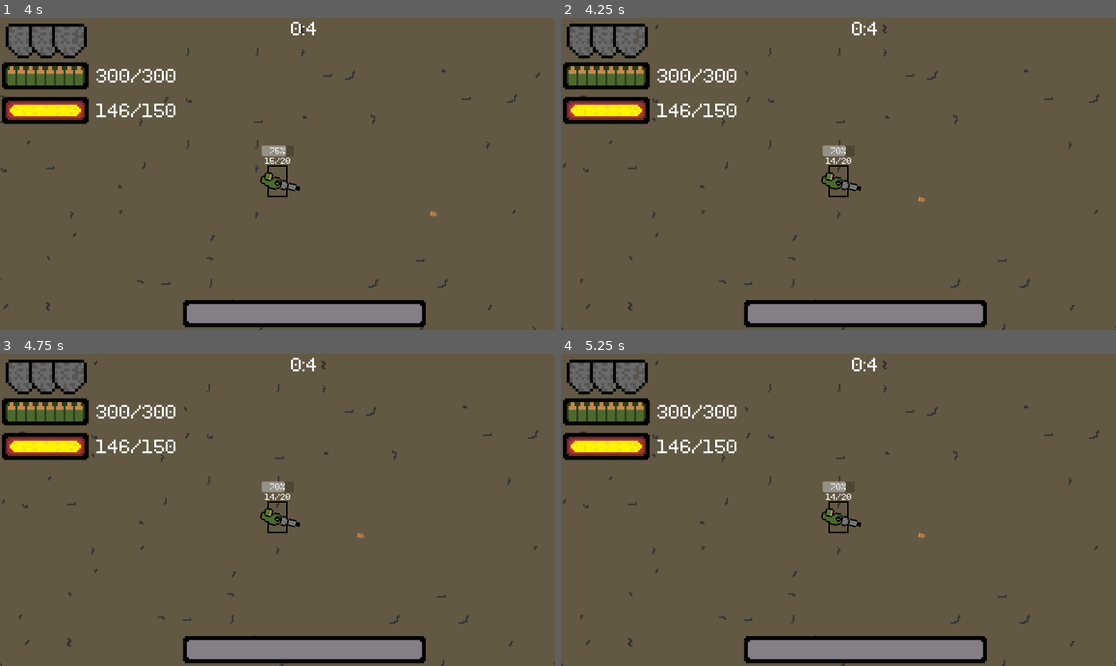
Above: before the commit, frames 1-4 (two rows, left to right).
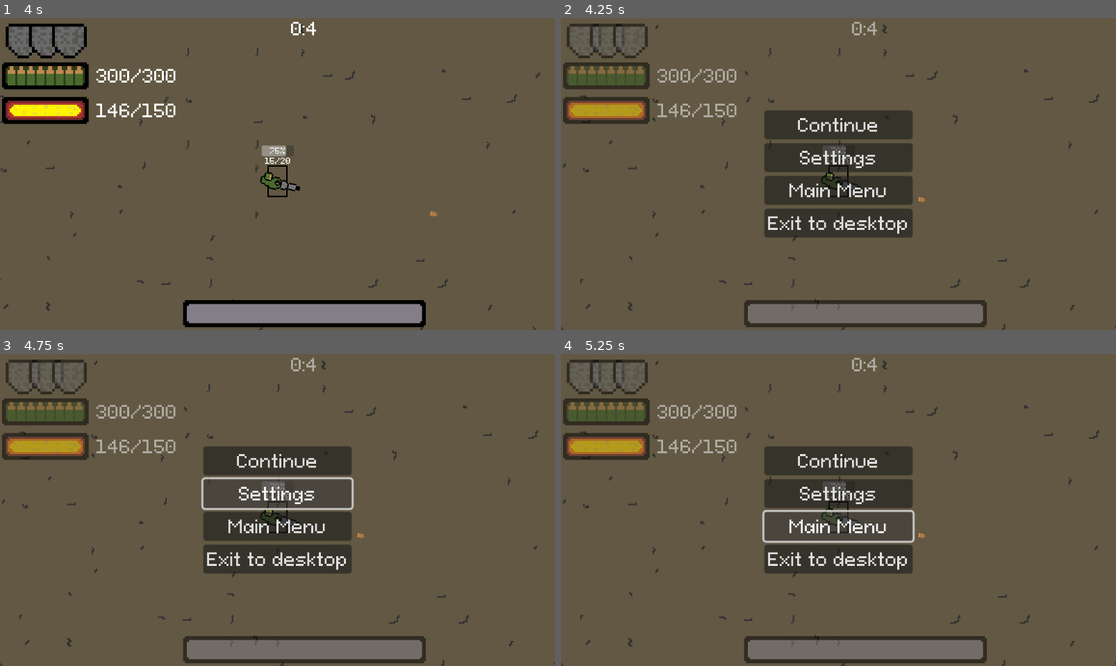
Above: after the commit, the same moments.

Repository: NikitinMaksim/Coursework_2023
Game: Godot game, scene res://Main_scene.tscn
Two runs of this game, one before a commit and one after it. Both use one fixed random seed, a clock stepped at 60 frames per second and the inputs below.
Inputs (mouse positions are in pixels of both pictures, inside the frame that each line leads up to):
- Up to frame 1 (4 s): tap Enter at 0.5 s; move the mouse to (399, 158) at 0.52 s; press the mouse at (399, 158) at 0.53 s; hold D (move_right) 0.53-1.28 s; move the mouse to (166, 189) at 1.27 s; release the mouse at (166, 189) at 1.28 s; hold S (move_down) 1.28-2.03 s; tap E (swap_weapon) at 1.35, 2.85 s; move the mouse to (333, 105) at 2.02 s; press the mouse at (333, 105) at 2.03 s; hold D (move_right) 2.03-2.78 s; move the mouse to (249, 236) at 2.77 s; release the mouse at (249, 236) at 2.78 s; hold W (move_up) 2.78-3.53 s; move the mouse to (444, 220) at 3.52 s; press the mouse at (444, 220) at 3.53 s; hold A (move_left) from 3.53 s (still down)
- Up to frame 2 (4.25 s): keep holding A (move_left); tap Escape (pause) at 4.15 s
- Up to frame 3 (4.75 s): release A (move_left) at 4.25 s; release the mouse at (444, 556) at 4.25 s; click (277, 494) at 4.25 s, where only the run after the commit has a clickable "Settings"
- Up to frame 4 (5.25 s): click (838, 525) at 5 s, where only the run after the commit has a clickable "Main Menu"

Frame 1 is identical in both runs. In frame 2, 16% of the frame differs, in the area x 0-77%, y 1-100%; in frame 3, 15%; in frame 4, 15%.

Commit message:
Pause menu

Diff:
--- a/Turn up the heat/Enemys/ExpOrb.gd
+++ b/Turn up the heat/Enemys/ExpOrb.gd
@@ -8,16 +8,15 @@
 	if is_moving:
 		move_and_collide(global_position.direction_to($"../Player".global_position).normalized()*speed*delta)
 
-func _on_area_2d_body_entered():
+func _on_area_2d_body_entered(_body):
 	is_moving = true
 	$GPUParticles2D.emitting = true
-
 
 func _on_area_2d_2_body_entered(_body):
 	SignalBus.add_exp.emit(exp_drop)
 	queue_free()
 
-
 func _on_delete_timer_timeout():
-	_on_area_2d_body_entered()
+	is_moving = true
+	$GPUParticles2D.emitting = true
 	speed = 900
--- a/Turn up the heat/Enemys/ExpOrb.tscn
+++ b/Turn up the heat/Enemys/ExpOrb.tscn
@@ -21,8 +21,6 @@
 particle_flag_disable_z = true
 spread = 180.0
 gravity = Vector3(0, 0, 0)
-orbit_velocity_min = 0.0
-orbit_velocity_max = 0.0
 scale_min = 5.0
 scale_max = 5.0
 
--- a/Turn up the heat/Main_scene.tscn
+++ b/Turn up the heat/Main_scene.tscn
@@ -1,10 +1,12 @@
-[gd_scene load_steps=9 format=3 uid="uid://c6gvx3h1wsmxr"]
+[gd_scene load_steps=11 format=3 uid="uid://c6gvx3h1wsmxr"]
 
 [ext_resource type="PackedScene" uid="uid://cm1kk7fl1jtqd" path="res://Player/Player.tscn" id="1_4lbih"]
 [ext_resource type="Texture2D" uid="uid://byat7of71781d" path="res://Temp_images/Temp_tilemap.png" id="2_e342k"]
 [ext_resource type="Resource" uid="uid://ndvyfpcxgqp6" path="res://Resources/Bodys/Standart_body.tres" id="2_tntu8"]
+[ext_resource type="PackedScene" uid="uid://bxcoi4elsladh" path="res://Upgrades/upgrade_system.tscn" id="3_x44yi"]
 [ext_resource type="PackedScene" uid="uid://cempmouod714f" path="res://UI/UI.tscn" id="5_ggsaw"]
 [ext_resource type="Script" path="res://PauseMenu.gd" id="6_mo24r"]
+[ext_resource type="PackedScene" uid="uid://gofj5cok8h7p" path="res://PauseMenu.tscn" id="6_rkr2n"]
 [ext_resource type="Script" path="res://Ai_director.gd" id="8_mgqav"]
 
 [sub_resource type="TileSetAtlasSource" id="TileSetAtlasSource_kc1pk"]
@@ -220,6 +222,8 @@
 process_mode = 1
 zoom = Vector2(0.6, 0.6)
 
+[node name="UpgradeSystem" parent="Player" instance=ExtResource("3_x44yi")]
+
 [node name="CanvasLayer" type="CanvasLayer" parent="."]
 process_mode = 1
 scale = Vector2(2, 2)
@@ -232,6 +236,13 @@
 anchor_bottom = 0.498
 offset_bottom = 0.29599
 metadata/_edit_use_anchors_ = true
+
+[node name="PauseUI" parent="CanvasLayer" instance=ExtResource("6_rkr2n")]
+process_mode = 2
+visible = false
+anchors_preset = -1
+anchor_right = 0.5
+anchor_bottom = 0.5
 
 [node name="PauseMenu" type="Node" parent="CanvasLayer"]
 process_mode = 3
--- a/Turn up the heat/PauseMenu.gd
+++ b/Turn up the heat/PauseMenu.gd
@@ -1,6 +1,20 @@
 extends Node
 
+var is_paused:bool = false
+
+func _ready():
+	SignalBus.pause_game.connect(pause)
 
 func _process(_delta):
 	if Input.is_action_just_pressed("pause"):
-		$"..".get_tree().paused = !$"..".get_tree().paused
+		pause()
+
+func pause():
+	is_paused = !is_paused
+	if is_paused:
+		$"../PauseUI".visible = true
+		$"../Action_UI".modulate = Color(1,1,1,0.5)
+	else:
+		$"../PauseUI".visible = false
+		$"../Action_UI".modulate = Color(1,1,1,1)
+	$"..".get_tree().paused = !$"..".get_tree().paused
--- a/Turn up the heat/PauseMenu.tscn
+++ b/Turn up the heat/PauseMenu.tscn
@@ -1,4 +1,11 @@
-[gd_scene format=3 uid="uid://gofj5cok8h7p"]
+[gd_scene load_steps=4 format=3 uid="uid://gofj5cok8h7p"]
+
+[ext_resource type="FontFile" uid="uid://bfqjdaot25jm4" path="res://UI/PixeloidSans-mLxMm.ttf" id="1_0avbv"]
+[ext_resource type="Script" path="res://PauseUI.gd" id="2_q5vfg"]
+
+[sub_resource type="Theme" id="Theme_n3uc0"]
+default_font = ExtResource("1_0avbv")
+default_font_size = 18
 
 [node name="Control" type="Control"]
 layout_mode = 3
@@ -7,6 +14,8 @@
 anchor_bottom = 1.0
 grow_horizontal = 2
 grow_vertical = 2
+theme = SubResource("Theme_n3uc0")
+script = ExtResource("2_q5vfg")
 
 [node name="Menu" type="VBoxContainer" parent="."]
 layout_mode = 1
@@ -22,5 +31,21 @@
 grow_horizontal = 2
 grow_vertical = 2
 
-[node name="TextureButton" type="TextureButton" parent="Menu"]
+[node name="Continue" type="Button" parent="Menu"]
 layout_mode = 2
+text = "Continue"
+
+[node name="Settings" type="Button" parent="Menu"]
+layout_mode = 2
+text = "Settings"
+
+[node name="MainMenu" type="Button" parent="Menu"]
+layout_mode = 2
+text = "Main Menu"
+
+[node name="Exit" type="Button" parent="Menu"]
+layout_mode = 2
+text = "Exit to desktop"
+
+[connection signal="pressed" from="Menu/Continue" to="." method="_on_continue_pressed"]
+[connection signal="pressed" from="Menu/Exit" to="." method="_on_exit_pressed"]
--- /dev/null
+++ b/Turn up the heat/PauseUI.gd
@@ -0,0 +1,9 @@
+extends Control
+
+
+func _on_continue_pressed():
+	SignalBus.pause_game.emit()
+
+
+func _on_exit_pressed():
+	get_tree().quit()
--- a/Turn up the heat/Player/Player.tscn
+++ b/Turn up the heat/Player/Player.tscn
@@ -218,8 +218,6 @@
 states/Walk/position = Vector2(544, 100)
 transitions = ["Start", "Idle", SubResource("AnimationNodeStateMachineTransition_4bise"), "Idle", "Walk", SubResource("AnimationNodeStateMachineTransition_ixuti"), "Walk", "Idle", SubResource("AnimationNodeStateMachineTransition_dq404")]
 
-[sub_resource type="AnimationNodeStateMachinePlayback" id="AnimationNodeStateMachinePlayback_x3q56"]
-
 [sub_resource type="LabelSettings" id="LabelSettings_7upxg"]
 line_spacing = 0.0
 font = ExtResource("8_tuy74")
@@ -251,9 +249,12 @@
 }
 
 [node name="AnimationTree" type="AnimationTree" parent="."]
+root_node = NodePath("../Sprite2D")
+libraries = {
+"": SubResource("AnimationLibrary_d261l")
+}
 tree_root = SubResource("AnimationNodeStateMachine_pctbh")
 anim_player = NodePath("../AnimationPlayer")
-parameters/playback = SubResource("AnimationNodeStateMachinePlayback_x3q56")
 parameters/conditions/is_idle = false
 parameters/conditions/is_walking = false
 parameters/Idle/blend_position = Vector2(-1.008, -0.0131004)
--- a/Turn up the heat/Signal_bus.gd
+++ b/Turn up the heat/Signal_bus.gd
@@ -10,3 +10,4 @@
 signal enemy_died(where,exp_drop)
 signal add_exp(amount)
 signal modify_player_stats(stat, modifier)
+signal pause_game()
--- /dev/null
+++ b/Turn up the heat/Upgrades/Damage_1.gd
@@ -0,0 +1,5 @@
+extends Upgrade
+
+func OnTake():
+	for Child in ChildUpgrades:
+		Child.reparent(get_parent())
--- /dev/null
+++ b/Turn up the heat/Upgrades/Damage_2.gd
@@ -0,0 +1 @@
+extends Upgrade
--- /dev/null
+++ b/Turn up the heat/Upgrades/Damage_3.gd
@@ -0,0 +1 @@
+extends Upgrade
--- /dev/null
+++ b/Turn up the heat/Upgrades/Upgrade.gd
@@ -0,0 +1,9 @@
+extends Node
+class_name Upgrade
+
+@export var Name: String
+@export var Icon: AtlasTexture
+@export var ChildUpgrades: Array[Upgrade]
+
+func OnTake():
+	pass
--- /dev/null
+++ b/Turn up the heat/Upgrades/UpgradeInfo.gd
@@ -0,0 +1,5 @@
+extends Resource
+class_name UpgradeInfo
+
+@export var image: Texture2D
+@export var name: String
--- /dev/null
+++ b/Turn up the heat/Upgrades/UpgradeSystem.gd
@@ -0,0 +1,12 @@
+extends Node
+
+var upgrades_available: Dictionary = {}
+var upgrades_stashed: Dictionary = {}
+
+func _ready():
+	for child in get_children():
+		if child is Upgrade:
+			upgrades_available[child.name] = child
+
+func take_upgrade(upgrade_name):
+	upgrades_available[upgrade_name].OnTake()
--- a/Turn up the heat/Upgrades/Upgrade_Data.gd
+++ /dev/null
@@ -1,10 +0,0 @@
-extends Node
-class_name UpgradeData
-
-@export var sprite: CompressedTexture2D
-
-func on_add():
-	pass
-
-func unique_effect():
-	pass
--- /dev/null
+++ b/Turn up the heat/Upgrades/upgrade_menu.tscn
@@ -0,0 +1,9 @@
+[gd_scene format=3 uid="uid://cw4qhjpu3l22j"]
+
+[node name="UpgradeMenu" type="Control"]
+layout_mode = 3
+anchors_preset = 15
+anchor_right = 1.0
+anchor_bottom = 1.0
+grow_horizontal = 2
+grow_vertical = 2
--- /dev/null
+++ b/Turn up the heat/Upgrades/upgrade_system.tscn
@@ -0,0 +1,21 @@
+[gd_scene load_steps=5 format=3 uid="uid://bxcoi4elsladh"]
+
+[ext_resource type="Script" path="res://Upgrades/UpgradeSystem.gd" id="1_n52ki"]
+[ext_resource type="Script" path="res://Upgrades/Damage_1.gd" id="2_4dyod"]
+[ext_resource type="Script" path="res://Upgrades/Damage_2.gd" id="3_swaks"]
+[ext_resource type="Script" path="res://Upgrades/Damage_3.gd" id="4_bql47"]
+
+[node name="UpgradeSystem" type="Node"]
+script = ExtResource("1_n52ki")
+
+[node name="Damage_1" type="Node" parent="." node_paths=PackedStringArray("ChildUpgrades")]
+script = ExtResource("2_4dyod")
+ChildUpgrades = [NodePath("../StashedUpgrades/Damage_2"), NodePath("../StashedUpgrades/Damage_3")]
+
+[node name="StashedUpgrades" type="Node" parent="."]
+
+[node name="Damage_2" type="Node" parent="StashedUpgrades"]
+script = ExtResource("3_swaks")
+
+[node name="Damage_3" type="Node" parent="StashedUpgrades"]
+script = ExtResource("4_bql47")
--- a/Turn up the heat/project.godot
+++ b/Turn up the heat/project.godot
@@ -12,7 +12,8 @@
 
 config/name="Turn up the heat"
 run/main_scene="res://Main_scene.tscn"
-config/features=PackedStringArray("4.0", "GL Compatibility")
+config/features=PackedStringArray("4.2", "GL Compatibility")
+run/max_fps=60
 
 [autoload]
 
@@ -20,8 +21,12 @@
 
 [debug]
 
+gdscript/warnings/integer_division=0
 gdscript/warnings/narrowing_conversion=0
-gdscript/warnings/integer_division=0
+
+[display]
+
+window/size/mode=2
 
 [input]
 
@@ -56,7 +61,7 @@
 }
 shoot={
 "deadzone": 0.5,
-"events": [Object(InputEventMouseButton,"resource_local_to_s …(205 unchanged characters)… r2(0, 0),"factor":1.0,"button_index":1,"pressed":false,"double_click":false,"script":null)
+"events": [Object(InputEventMouseButton,"resource_local_to_s …(205 unchanged characters)… r2(0, 0),"factor":1.0,"button_index":1,"canceled":false,"pressed":false,"double_click":false,"script":null)
 ]
 }
 reload={
Not shown: 1 places in Turn up the heat/Player/Player.tscn that only renumber resources
Binary file added: Turn up the heat/UI/PauseMenu/ButtonTest.png
Not shown, added: Turn up the heat/UI/PauseMenu/ButtonTest.png.import
Not shown, added: Зарисовки/ButtonTest.aseprite
Not shown, added: Зарисовки/ButtonTest.png
